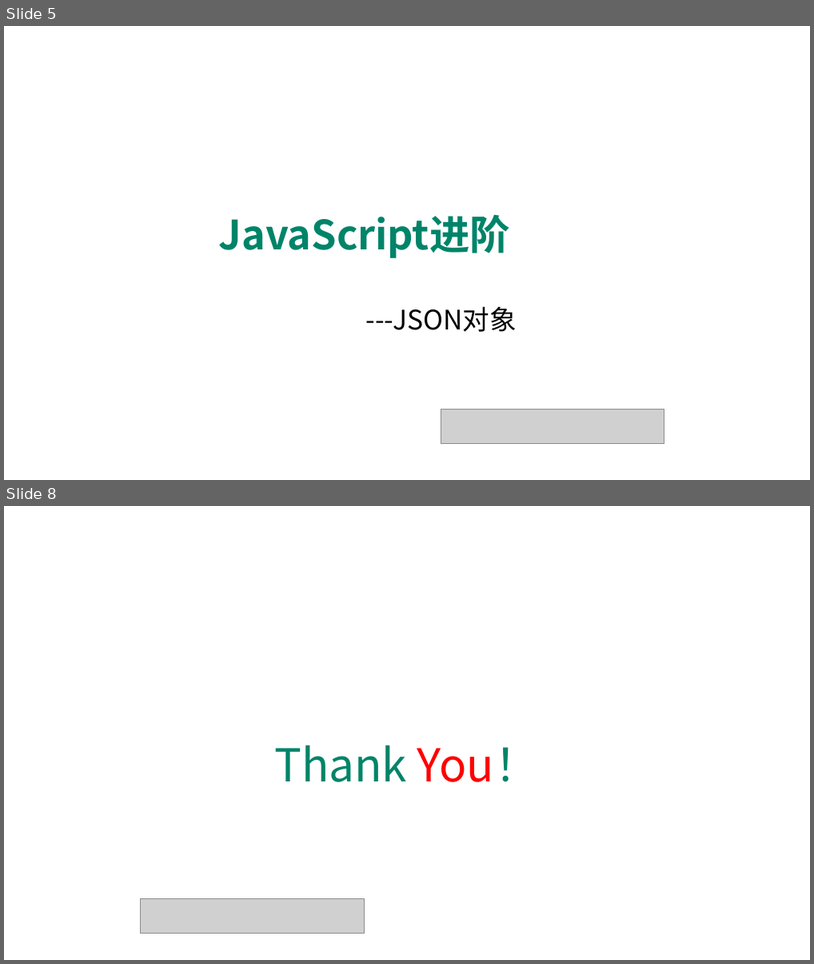
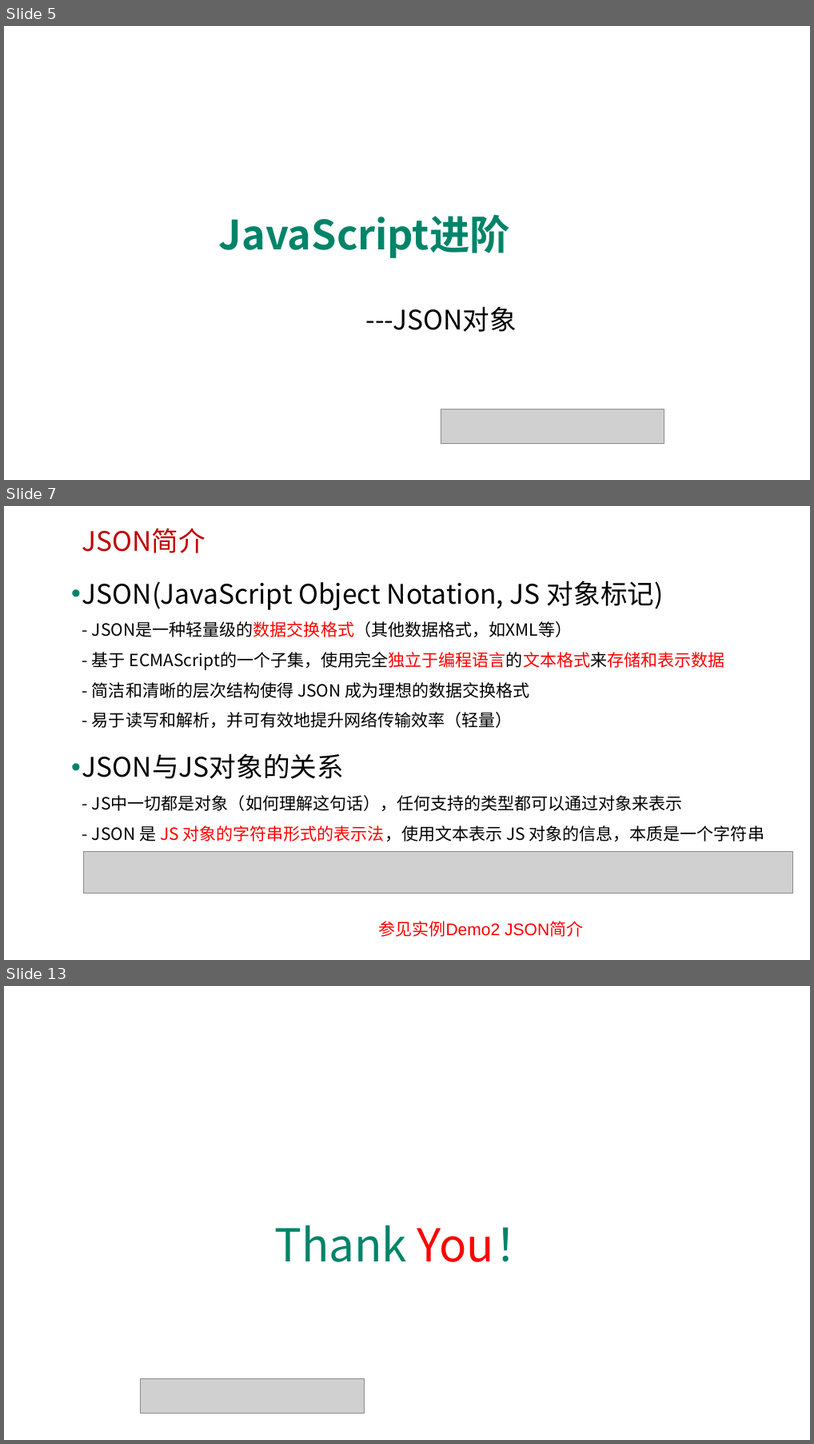
Before and after one commit to edu2act/course-javascript-advanced, a slide deck: 课程PPT/11.JavaScript标准内置对象-非构造器（Math、JSON）.pptx. Shown one above the other, each under a label of ours: slides 5 and 8 before the commit, slides 5, 7 and 13 after it; the slides between them are not shown. The pictures are 814x964 and 814x1444 pixels, drawn with LibreOffice and Linux fonts; fonts in the diff are those of the drawing; grey boxes stand for pictures; background and template pictures are left out. Boxes give left, top, right and bottom in pixels: in the first picture for what was removed or moved away, otherwise in the second. Text is boxed around its words. In the diff, an @@ line names an element or a change of style, - is before the commit and + after.

```diff
--- a/课程PPT/11.JavaScript标准内置对象-非构造器（Math、JSON）.pptx
+++ b/课程PPT/11.JavaScript标准内置对象-非构造器（Math、JSON）.pptx
@@ slide 7 added at (x1=4, y1=506, x2=810, y2=960), background picture (left out) @@
@@ text added at (x1=82, y1=528, x2=206, y2=553), 32 pt, text #C00000 @@
+JSON简介
@@ text added at (x1=82, y1=580, x2=765, y2=841), 20 pt, text #000000 @@
+• JSON(JavaScript Object Notation, JS 对象标记)
+  - JSON是一种轻量级的数据交换格式（其他数据格式，如XML等）
+  - 基于 ECMAScript的一个子集，使用完全独立于编程语言的文本格式来存储和表示数据
+  - 简洁和清晰的层次结构使得 JSON 成为理想的数据交换格式
+  - 易于读写和解析，并可有效地提升网络传输效率（轻量）
+• JSON与JS对象的关系
+  - JS中一切都是对象（如何理解这句话），任何支持的类型都可以通过对象来表示
+  - JSON 是 JS 对象的字符串形式的表示法，使用文本表示 JS 对象的信息，本质是一个字符串
@@ picture added at (x1=83, y1=852, x2=794, y2=893) @@
@@ text added at (x1=378, y1=920, x2=583, y2=936), 20 pt, text #FF0000 @@
+参见实例Demo2 JSON简介
@@ what was slide 8 is now slide 13 @@
```
Also in this commit, not shown: 2 slides changed, 4 other slides added, 16 other files.
